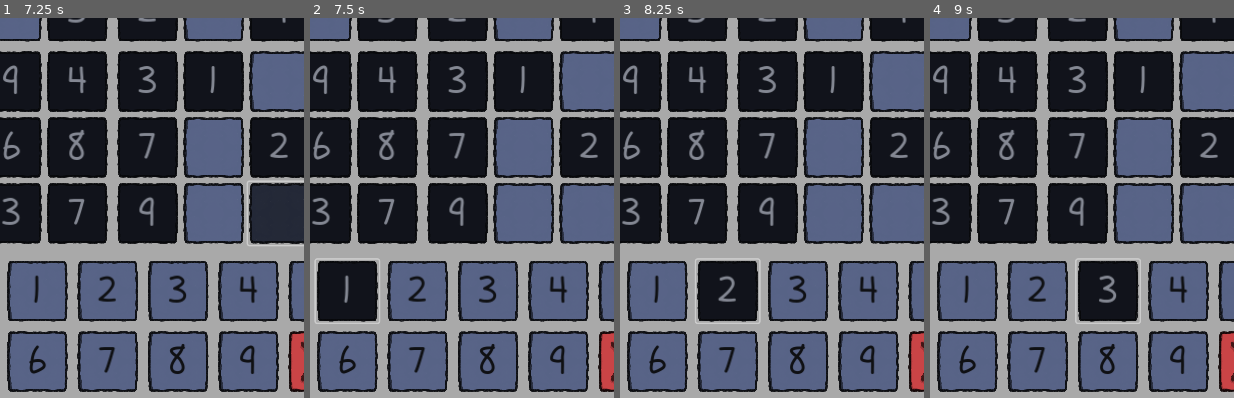
Above: before the commit, frames 1-4 (left to right).
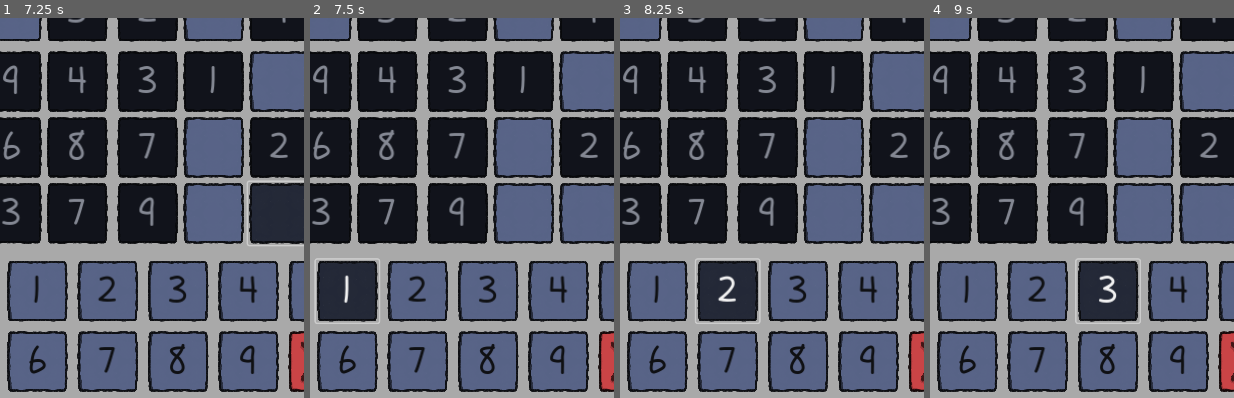
Above: after the commit, the same moments.

Repository: gitMickehh/soduku-recreation
Game: Godot game, scene res://soduku_scene.tscn
Same seed, same stepped clock (60 frames per second), same inputs: the game is played once before the commit and once after it.
Inputs (mouse positions are % of the whole screen's width and height, from its top left):
- Up to frame 1 (7.25 s): click (17, 5) at 0.52 s; click (17, 14) at 1.27 s; click (39, 5) at 2 s; click (39, 22) at 2.77 s; click (28, 32) at 3.52 s; click (17, 49) at 4.27 s; click (39, 40) at 5 s; click (61, 40) at 5.75 s; click (61, 76) at 6.5 s
- Up to frame 2 (7.5 s): click "1" at 7.25 s
- Up to frame 3 (8.25 s): click "2" at 8 s
- Up to frame 4 (9 s): click "3" at 8.75 s
The pictures show only the part of the screen within x 15-65%, y 50-100%; the shares and areas given below are measured in that part.

Frame 1 is identical in both runs. In frame 2, 2.7% of the frame differs, in the area x 2-22%, y 64-80%; in frame 3, 2.7%; in frame 4, 2.7%, in the area x 49-69%, y 64-80%.
Error after the commit: Invalid call. Nonexistent function 'set_selected' in base 'Button (Button_Logic)'. (res://scripts/input_lines_container_manager.gd:59)

Commit message:
unfinished, but good progress
gonna find a few bugs! cause i removed two functions :D but im adding BUTTON_STATE instead

Diff:
--- a/scripts/button_logic.gd
+++ b/scripts/button_logic.gd
@@ -1,10 +1,13 @@
 class_name Button_Logic extends Button
+
+enum BUTTON_STATE {DEFAULT, DUPLICATE, COMPLETE, HIGHLIGHTED, LOCKED}
 
 var cell_data: CellData = CellData.new()
 signal pressed_with_info(button: Button_Logic)
 var stylebox_theme: StyleBoxFlat
 
-var filled: bool = false
+#var filled: bool = false
+var button_state: BUTTON_STATE = BUTTON_STATE.DEFAULT
 
 @export var N_default_color_stylebox: StyleBox
 @export var H_default_color_stylebox: StyleBox
@@ -17,7 +20,6 @@
 @export var N_complete_color_stylebox: StyleBox
 @export var H_complete_color_stylebox: StyleBox
 @export var D_complete_color_stylebox: StyleBox
-
 
 @onready var hints_container: VBoxContainer = $hints_container
 @onready var hint_label_1: Label = $"hints_container/line-1/hint-label-1"
@@ -42,10 +44,8 @@
 	cell_data.cell_location.location_vector = index_vector
 	cell_data.cell_location.parent_block_vector = block_vector
 
-func set_selected(selected: bool) -> void:
-	disabled = selected
-	#if selected:
-		#toggle_hints(false)
+#func set_selected(selected: bool) -> void:
+	#disabled = selected
 
 func toggle_hints(toggleHints: bool) -> void:
 	if disabled:
@@ -60,15 +60,18 @@
 	cell_data.content = number
 	if number == 0:
 		text = ""
-		set_filled(false)
+		#set_filled(false)
+		set_state(BUTTON_STATE.DEFAULT)
 	else:
 		text = str(number)
-		set_filled(true)
+		set_state(BUTTON_STATE.LOCKED)
+		#set_filled(true)
 
-func set_filled(fill: bool) -> void:
-	filled = fill
-	if filled:
-		toggle_hints(false)
+#func set_filled(fill: bool) -> void:
+	#
+	#filled = fill
+	#if filled:
+		#toggle_hints(false)
 
 func number_is_equal(number: int) -> bool:
 	return number == cell_data.content
@@ -106,8 +109,12 @@
 #func override_button_styleboxes() -> void:
 	#
 
-func connect_candidate_view_signal(input_obj: Input_Line_Manager) -> void:
+func connect_input_manager_singals(input_obj: Input_Line_Manager) -> void:
 	input_obj.toggle_candidate_view_signal.connect(toggle_hints)
+	input_obj.new_input_chosen.connect(_new_input_chosen)
+
+func _new_input_chosen(new_input: int) -> void:
+	pass
 
 func update_auto_candidate_list(list_of_non_candidates: Array[int]) -> void:
 	for x in range(1,10):
@@ -161,3 +168,24 @@
 				hint_label_9.text = str(num)
 			else:
 				hint_label_9.text = " "
+
+func set_state(new_state: BUTTON_STATE) -> void:
+	var prev_state = button_state
+	button_state = new_state
+
+	match button_state:
+		BUTTON_STATE.DEFAULT:
+			disabled = false
+			pass
+		BUTTON_STATE.DUPLICATE:
+			pass
+		BUTTON_STATE.COMPLETE:
+			pass
+		BUTTON_STATE.HIGHLIGHTED:
+			pass
+		BUTTON_STATE.LOCKED:
+			disabled = true
+			pass
+
+func is_locked() -> bool:
+	return button_state == BUTTON_STATE.LOCKED
--- a/scripts/nine_box_manager.gd
+++ b/scripts/nine_box_manager.gd
@@ -31,7 +31,11 @@
 			#button.text = str(data_to_fill[index])
 			#button.set_selected(true)
 		button.set_number_text(data_to_fill[index])
-		button.set_selected(data_to_fill[index] != 0)
+		#button.set_selected(data_to_fill[index] != 0)
+		if data_to_fill[index] != 0:
+			button.set_state(button.BUTTON_STATE.LOCKED)
+		else:
+			button.set_state(button.BUTTON_STATE.DEFAULT)
 
 		#button.set_index_id(index, vector_identifier)
 		button.set_index_id(Soduku_Solver.get_vector_from_index(index), vector_identifier)
@@ -44,7 +48,7 @@
 
 func attach_input_manager(input_manager: Input_Line_Manager) -> void:
 	for button in buttons:
-		button.connect_candidate_view_signal(input_manager)
+		button.connect_input_manager_singals(input_manager)
 
 func get_string() -> String:
 	var buttons_str = "["
